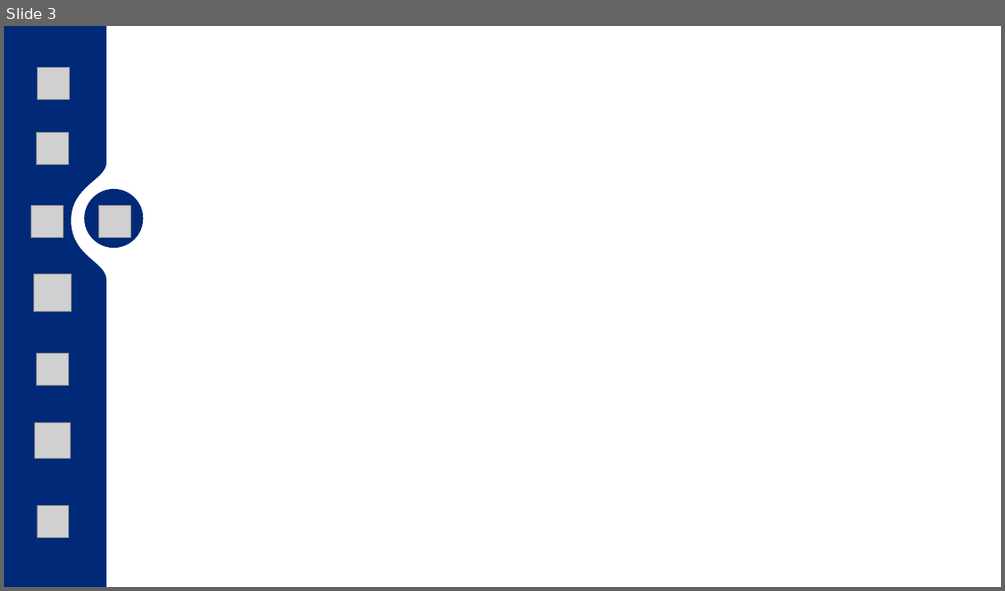
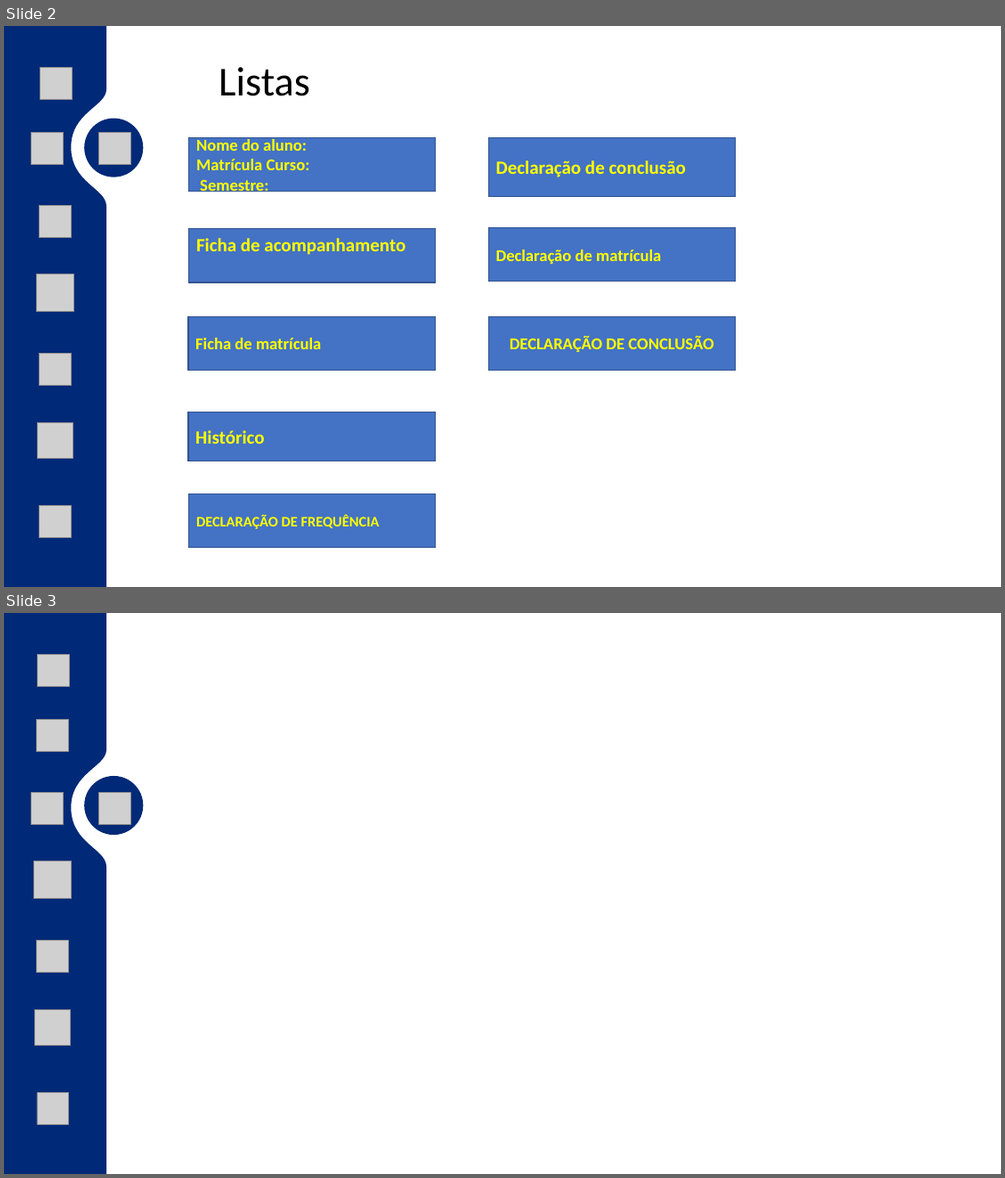
Before and after one commit to felipesme/PROJETO_FINAL, a slide deck: REPERTÓRIO/Apresentação.pptx. Shown one above the other, each under a label of ours: slide 3 before the commit, slides 2 and 3 after it. The pictures are 1005x591 and 1005x1178 pixels, drawn with LibreOffice and Linux fonts; fonts in the diff are those of the drawing; grey boxes stand for pictures. Boxes give left, top, right and bottom in pixels: in the first picture for what was removed or moved away, otherwise in the second. Text is boxed around its words. In the diff, an @@ line names an element or a change of style, - is before the commit and + after.

```diff
--- a/REPERTÓRIO/Apresentação.pptx
+++ b/REPERTÓRIO/Apresentação.pptx
@@ slide 2 added at [4,26,1001,587], background #FFFFFF @@
@@ freeform shape added at [4,26,106,587], fill #002978 @@
@@ picture added at [40,68,72,100] @@
@@ picture added at [44,69,77,101] @@
@@ title added at [218,67,310,96], 39.6 pt, text #000000 @@
+Listas
@@ picture added at [31,132,63,164] @@
@@ ellipse added at [84,118,143,177], fill #002978 @@
@@ picture added at [98,132,130,164] @@
@@ picture added at [34,140,66,172] @@
@@ rectangle added at [189,137,436,192], fill #4472C4, outline #325491 1 pt, 16 pt, text #FFFF00, bold @@
+Nome do aluno:
+Matrícula Curso:
+Semestre:
@@ rectangle added at [488,137,736,197], fill #4472C4, outline #325491 1 pt, 18 pt, text #FFFF00, bold @@
+Declaração de conclusão
@@ picture added at [39,206,72,238] @@
@@ picture added at [44,212,77,244] @@
@@ rectangle added at [189,229,436,282], fill #4472C4, outline #325491 1 pt, 18 pt, text #FFFF00, bold @@
+Ficha de acompanhamento
@@ rectangle added at [488,228,736,281], fill #4472C4, outline #325491 1 pt, 16 pt, text #FFFF00, bold @@
+Declaração de matrícula
@@ picture added at [36,274,73,312] @@
@@ picture added at [41,281,79,319] @@
@@ rectangle added at [188,317,436,370], fill #4472C4, outline #325491 1 pt, 16 pt, text #FFFF00, bold @@
+Ficha de matrícula
@@ rectangle added at [488,317,736,370], fill #4472C4, outline #325491 1 pt, 16 pt, text #FFFF00, bold @@
+DECLARAÇÃO DE CONCLUSÃO
@@ picture added at [39,354,72,386] @@
@@ picture added at [44,361,77,394] @@
@@ picture added at [37,422,73,459] @@
@@ rectangle added at [188,412,436,461], fill #4472C4, outline #325491 1 pt, 18 pt, text #FFFF00, bold @@
+Histórico
@@ picture added at [42,430,78,466] @@
@@ picture added at [39,506,72,538] @@
@@ rectangle added at [189,494,436,548], fill #4472C4, outline #325491 1 pt, 14 pt, text #FFFF00, bold @@
+DECLARAÇÃO DE FREQUÊNCIA
@@ picture added at [44,513,77,545] @@
```
Also in this commit, not shown: 1 slide changed, 1 slide removed, 6 other files.
